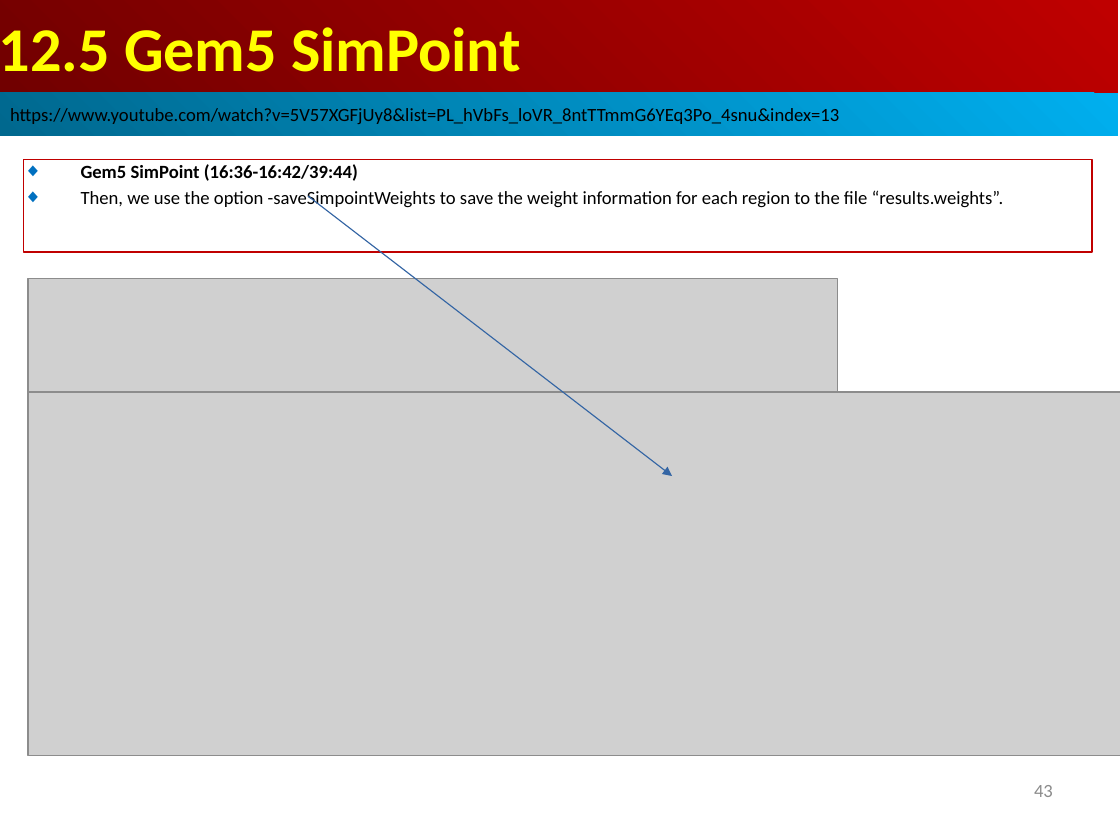
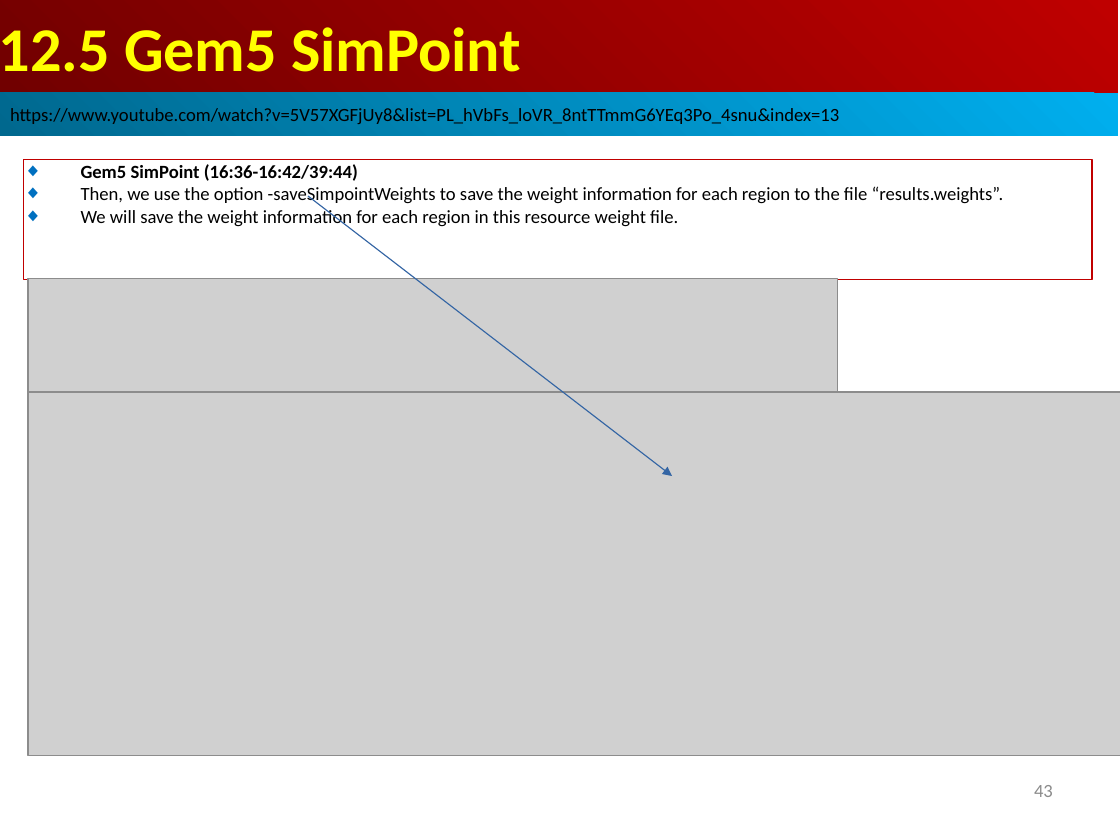
Before and after one commit to peterhchen/AIU_CS850_Gem5_McPAT, a slide deck: slide 43 of 050_Gem5/013.SampleSim/000_Video/013.SampleSim.ppt. Drawn at 1120x840 pixels with LibreOffice and Linux fonts; fonts in the diff are those of the drawing; grey boxes stand for pictures. Boxes give left, top, right and bottom in pixels: in the first picture for what was removed or moved away, otherwise in the second. Text is boxed around its words. In the diff, an @@ line names an element or a change of style, - is before the commit and + after.

```diff
--- a/050_Gem5/013.SampleSim/000_Video/013.SampleSim.ppt
+++ b/050_Gem5/013.SampleSim/000_Video/013.SampleSim.ppt
@@ rectangle "Gem5 SimPoint (16:36-16:42/39:44)": place and size @@
-rectangle "Gem5 SimPoint (16:36-16:42/39:44)" at (24, 159, 1092, 252)
+rectangle "Gem5 SimPoint (16:36-16:42/39:44)" at (24, 159, 1092, 280)
@@ text in rectangle at (81, 164, 1004, 206): less space between paragraphs @@
@@ text in rectangle at (81, 208, 678, 229): paragraph added @@
+◆ We will save the weight information for each region in this resource weight file.
```
Also in this commit, not shown: 1 other slide changed.
